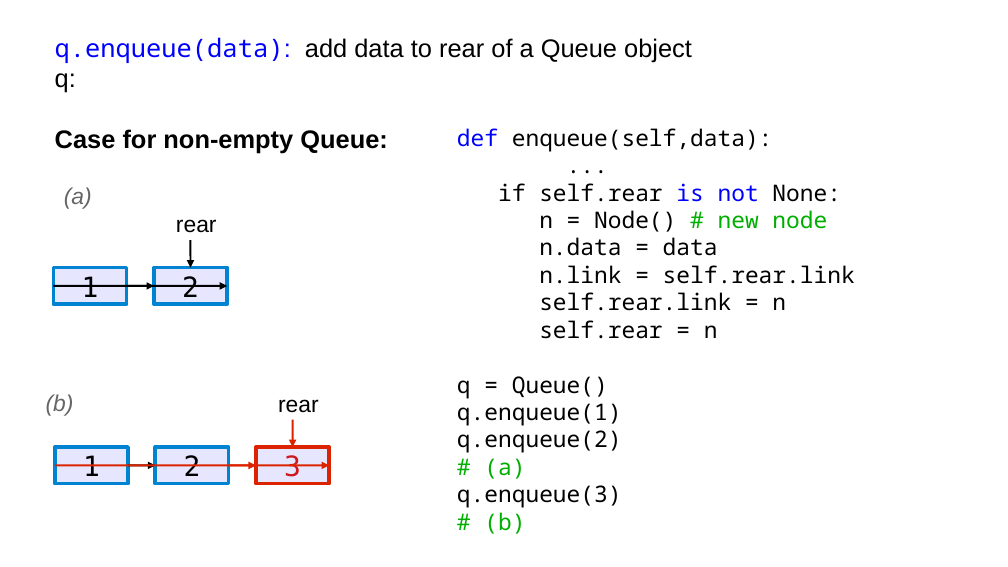
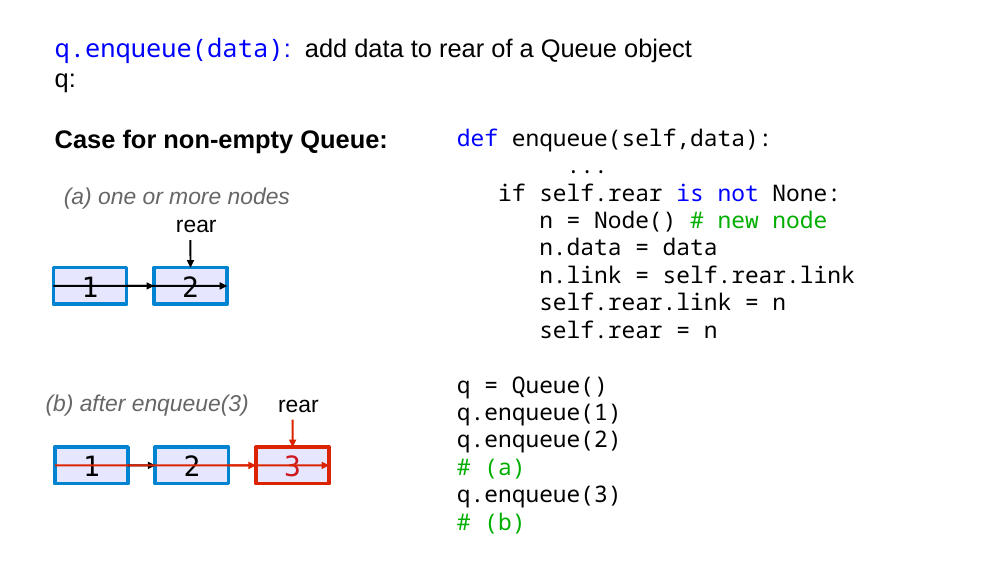
Before and after one commit to gerryjenkinslb/Ouroboros_Queue, a slide deck: slide 6 of OuroborosQueue.odp (slide 5 before the commit). Drawn at 1008x567 pixels with LibreOffice and Linux fonts; fonts in the diff are those of the drawing. Boxes give left, top, right and bottom in pixels: in the first picture for what was removed or moved away, otherwise in the second. Text is boxed around its words. In the diff, an @@ line names an element or a change of style, - is before the commit and + after.

```diff
--- a/OuroborosQueue.odp
+++ b/OuroborosQueue.odp
@@ text added at bbox=[64, 187, 290, 209], 18 pt, text #666666, italic @@
+(a) one or more nodes
@@ text added at bbox=[46, 394, 249, 416], 18 pt, text #666666, italic @@
+(b) after enqueue(3)
```
Also in this commit, not shown: 4 other slides changed, 2 slides added.
